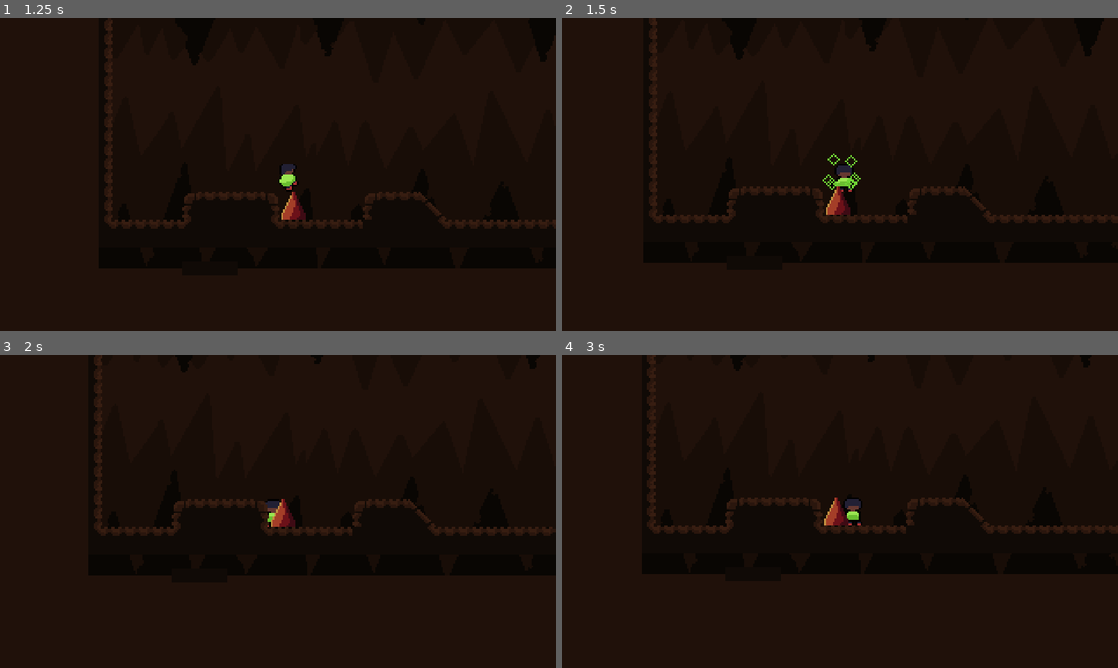
Above: before the commit, frames 1-4 (two rows, left to right).
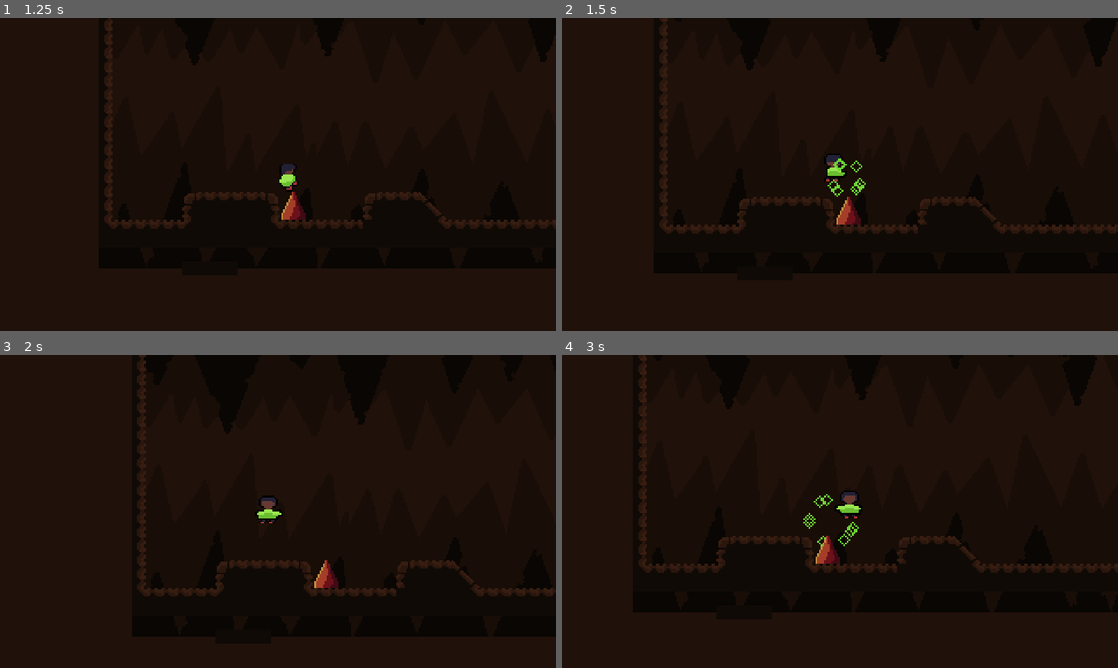
Above: after the commit, the same moments.

Repository: Omegalolchan/Cave_Runner
Game: Godot game, scene res://assets/Scenes/HighResDebugScene.tscn
Same seed, same stepped clock (60 frames per second), same inputs: the game is played once before the commit and once after it.
Inputs:
- Up to frame 1 (1.25 s): tap Enter at 0.5 s; hold Right (moveRight) from 0.53 s (still down); hold Down (slide) from 0.53 s (still down); tap C (jump) at 0.77 s
- Up to frame 2 (1.5 s): release Right (moveRight) at 1.28 s; release Down (slide) at 1.28 s; hold Left (moveLeft) from 1.28 s (still down); tap Down (slide) at 1.35 s
- Up to frame 3 (2 s): keep holding Left (moveLeft); tap C (jump) at 1.52 s
- Up to frame 4 (3 s): release Left (moveLeft) at 2.03 s; hold Down (slide) 2.03-2.78 s; hold Right (moveRight) from 2.03 s (still down); tap Down (slide) at 2.85 s

Frame 1 is identical in both runs. In frame 2, 4.3% of the frame differs, in the area x 16-100%, y 0-69%; in frame 3, 2.2%; in frame 4, 4.4%, in the area x 14-100%, y 0-70%.

Commit message:
added a a checkpoint manager

Diff:
--- /dev/null
+++ b/assets/Objects/CheckpointManager.tscn
@@ -0,0 +1,6 @@
+[gd_scene load_steps=2 format=3 uid="uid://bgc4huo1773ut"]
+
+[ext_resource type="Script" path="res://assets/Scripts/CheckpointManager.gd" id="1_1sor2"]
+
+[node name="CheckpointManager" type="Node"]
+script = ExtResource("1_1sor2")
--- /dev/null
+++ b/assets/Objects/flower.tscn
@@ -0,0 +1,15 @@
+[gd_scene load_steps=3 format=3 uid="uid://3ugu3b6x0rd6"]
+
+[ext_resource type="Script" path="res://assets/Scripts/Checkpoint.gd" id="1_m67al"]
+
+[sub_resource type="CircleShape2D" id="CircleShape2D_q2w7a"]
+
+[node name="Flower" type="Node2D"]
+script = ExtResource("1_m67al")
+
+[node name="Area2D" type="Area2D" parent="."]
+
+[node name="CollisionShape2D" type="CollisionShape2D" parent="Area2D"]
+shape = SubResource("CircleShape2D_q2w7a")
+
+[connection signal="body_entered" from="Area2D" to="." method="_on_body_enter" flags=6]
--- a/assets/Scenes/Debug Scene.tscn
+++ b/assets/Scenes/Debug Scene.tscn
@@ -1,9 +1,10 @@
-[gd_scene load_steps=5 format=4 uid="uid://dnfkoufejparh"]
+[gd_scene load_steps=6 format=4 uid="uid://dnfkoufejparh"]
 
 [ext_resource type="Texture2D" uid="uid://cwwo48r82lrym" path="res://assets/Sprites/Cave_BG.png" id="2_d0esk"]
 [ext_resource type="PackedScene" uid="uid://cv2005kajth2r" path="res://assets/Objects/player.tscn" id="3_sfsnp"]
 [ext_resource type="PackedScene" uid="uid://bivm040v5ne74" path="res://assets/Objects/camera_1.tscn" id="4_64b5i"]
 [ext_resource type="TileSet" uid="uid://bowlqtiyr565f" path="res://assets/Sprites/Tilesets/Tileset1.tres" id="4_ej84d"]
+[ext_resource type="PackedScene" uid="uid://3ugu3b6x0rd6" path="res://assets/Objects/flower.tscn" id="5_2fidb"]
 
 [node name="Node2D" type="Node2D"]
 
@@ -26,3 +27,6 @@
 use_parent_material = true
 tile_map_data = PackedByteArray("AAABABMAAQABAAAAAAABABQAAQABAAEAAAACABMAAQABAAAAAAACABQAAQABAAEAAAADABMAAQABAAAAAAADAB …(3040 unchanged characters)…
 tile_set = ExtResource("4_ej84d")
+
+[node name="Flower" parent="." instance=ExtResource("5_2fidb")]
+position = Vector2(165, 125)
--- a/assets/Scenes/HighResDebugScene.tscn
+++ b/assets/Scenes/HighResDebugScene.tscn
@@ -4,6 +4,8 @@
 [ext_resource type="PackedScene" uid="uid://dnfkoufejparh" path="res://assets/Scenes/Debug Scene.tscn" id="2_fehfa"]
 
 [node name="Node" type="Node"]
+metadata/_edit_horizontal_guides_ = [1080.0]
+metadata/_edit_vertical_guides_ = [1920.0]
 
 [node name="ResolutionHandler" type="Node" parent="."]
 script = ExtResource("1_bcf2c")
--- /dev/null
+++ b/assets/Scripts/Checkpoint.gd
@@ -0,0 +1,9 @@
+extends Node2D
+
+@onready var checkpoint_manager : CheckpointManager = get_node('/root/checkpoint_manager')
+
+func _on_body_enter(_body : Node2D):
+	if _body is Player:
+		checkpoint_manager.update_checkpoint(position, 'debug')
+		print("checkpoint")
+	pass
--- /dev/null
+++ b/assets/Scripts/CheckpointManager.gd
@@ -0,0 +1,11 @@
+extends Node
+class_name CheckpointManager
+
+var current_checkpoint_position : Vector2 = Vector2(0,0)
+var current_checkpoint_scene : StringName
+var backup_checkpoint_position : Vector2 = Vector2(0,0)
+func update_checkpoint(position : Vector2, scene : StringName):
+	backup_checkpoint_position = current_checkpoint_position
+	current_checkpoint_scene = scene
+	current_checkpoint_position = position
+	return
--- a/assets/Scripts/PlayerArea2D.gd
+++ b/assets/Scripts/PlayerArea2D.gd
@@ -4,5 +4,5 @@
 
 func _physics_process(_delta):
 	if get_overlapping_bodies():
-		player.die()
+		player.Die()
 	return
--- a/assets/Scripts/PlayerMovement.gd
+++ b/assets/Scripts/PlayerMovement.gd
@@ -3,6 +3,8 @@
 
 signal var_to_anim(ground : bool, speed : Vector2, jump : bool, wall_jump : bool, walled : bool, slide : bool)
 signal died()
+
+# VARIABLES {{{
 
 @onready var tilemap0 : TileMapLayer = get_node('../Tilemap/Layer0')
 
@@ -36,7 +38,9 @@
 var gravity_scale : float = 10
 
 var gravity = (9 * 0.016) * gravity_scale
-
+#}}}
+
+# INPUT {{{
 func GetInput():
 	var JumpInputPress = func():
 		jump_input = true
@@ -61,9 +65,12 @@
 	else:
 		slide_input = false
 	return
-
-func die():
+# }}}
+
+func Die():
 	died.emit()
+	added_velocity = Vector2(0,-1)
+	base_velocity = Vector2.ZERO
 	return
 
 func _physics_process(delta):
@@ -184,6 +191,7 @@
 
 	return
 
+# velocity neutral (decel cenarios) {{{
 func velocity_neutral():
 	if direction != sign(added_velocity.x) && direction != 0 && added_velocity.x != 0 && on_floor: #letting the player have more control on his speed#
 		added_velocity.x += -sign(added_velocity.x) * velocity_neutral_deccel * 2 * FPS_DELTA
@@ -203,6 +211,7 @@
 		added_velocity.x = 0
 
 	return
+# }}}
 
 func Slide():
 	if !on_floor: return
@@ -232,6 +241,7 @@
 
 	return
 
+# timer, raycast and other calc functions {{{
 func modulus(n : float):
 	return sqrt(pow(n, 2))
 
@@ -299,3 +309,4 @@
 	query.hit_from_inside = inside_hit
 	var result = space_state.intersect_ray(query)
 	return result
+# }}}
--- a/project.godot
+++ b/project.godot
@@ -21,12 +21,13 @@
 
 DebugWindow="*res://assets/Objects/DebugWindow.tscn"
 AudioManager="*res://assets/Objects/AudioManager.tscn"
+checkpoint_manager="*res://assets/Objects/CheckpointManager.tscn"
 
 [display]
 
 window/size/viewport_width=1920
 window/size/viewport_height=1080
-window/size/window_width_override=1220
+window/size/window_width_override=1280
 window/size/window_height_override=720
 window/stretch/mode="canvas_items"
 
